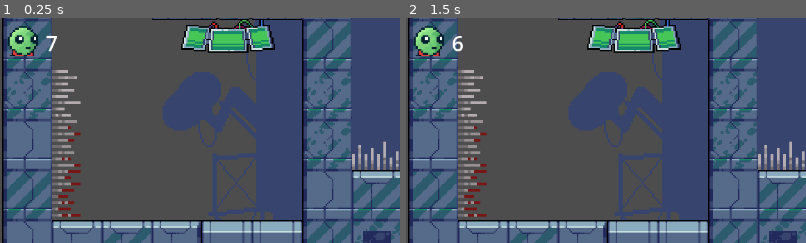
Above: before the commit, frames 1-2 (left to right).
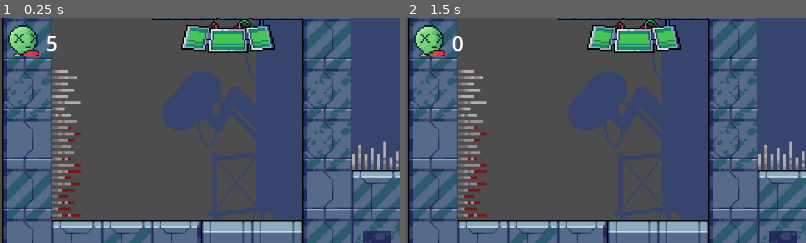
Above: after the commit, the same moments.

Repository: Jeric-Tan/Sliggy
Game: Godot game, scene res://levels/level_3.tscn
Two runs of this game, one before a commit and one after it. Both use one fixed random seed, a clock stepped at 60 frames per second and the inputs below. This scene is started directly instead of the project's main scene.
Inputs (mouse positions are % of the whole screen's width and height, from its top left):
- Up to frame 1 (0.25 s): no input
- Up to frame 2 (1.5 s): move the mouse to (72, 45) at 0.52 s; hold Right (right) from 0.53 s (still down); tap C (clear) at 0.6, 1.35 s; tap Up (jump) at 0.77 s; move the mouse to (30, 55) at 1.27 s
The pictures show only the part of the screen within x 0-50%, y 0-50%; the shares and areas given below are measured in that part.

The runs differ from the first frame. In frame 1, 0.6% of the frame differs, in the area x 2-15%, y 3-17%; in frame 2, 0.5%.

Commit message:
halfway through adding deaths counter; before restructuring to have a root node

Diff:
--- a/scenes/block.tscn
+++ b/scenes/block.tscn
@@ -7,6 +7,7 @@
 size = Vector2(48, 48)
 
 [node name="block" type="RigidBody2D" groups=["blocks"]]
+z_index = 10
 scale = Vector2(1.01, 1.01)
 can_sleep = false
 script = ExtResource("1_c3da8")
--- a/scenes/level_holder.tscn
+++ b/scenes/level_holder.tscn
@@ -8,7 +8,7 @@
 [ext_resource type="PackedScene" uid="uid://lb4ug62creoj" path="res://scenes/endpoint.tscn" id="5_svy7r"]
 [ext_resource type="PackedScene" uid="uid://ng4s4bla3o1" path="res://scenes/spawnpoint.tscn" id="6_dwqjy"]
 [ext_resource type="PackedScene" uid="uid://dvufa7xvj2jth" path="res://scenes/checkpoint.tscn" id="7_bqi7m"]
-[ext_resource type="Texture2D" uid="uid://8hnbv6hhehnb" path="res://sprites/sliggy_head.png" id="9_h07rm"]
+[ext_resource type="Texture2D" uid="uid://diqsx5fcgv04f" path="res://sprites/sliggy_dead_face.png" id="9_g77hs"]
 
 [node name="level_holder" type="Node"]
 
@@ -37,7 +37,7 @@
 [node name="Sprite2D" type="Sprite2D" parent="hud/hp"]
 position = Vector2(33, 32)
 scale = Vector2(0.253703, 0.253703)
-texture = ExtResource("9_h07rm")
+texture = ExtResource("9_g77hs")
 
 [node name="Label" type="Label" parent="hud/hp"]
 offset_left = 66.0
@@ -46,3 +46,4 @@
 offset_bottom = 57.0
 theme_override_font_sizes/font_size = 30
 text = "5"
+metadata/_edit_use_anchors_ = true
--- a/scenes/player.tscn
+++ b/scenes/player.tscn
@@ -325,6 +325,7 @@
 position = Vector2(1, 0)
 scale = Vector2(0.265, 0.25)
 script = ExtResource("1_8krbp")
+limited_lives = false
 
 [node name="AnimatedSprite2D" type="AnimatedSprite2D" parent="."]
 texture_filter = 1
--- a/scripts/player.gd
+++ b/scripts/player.gd
@@ -19,6 +19,7 @@
 @onready var running_audio = $audio/running
 @onready var landing_audio = $audio/landing
 @onready var hp_label = $"../hud/hp/Label"
+@onready var dead_icon = $"../hud/hp/Sprite2D"
 
 # Get the gravity from the project settings to be synced with RigidBody nodes.
 var gravity = ProjectSettings.get_setting("physics/2d/default_gravity")
@@ -34,6 +35,8 @@
 var curr_state = state.idle
 var running_audio_stop_counter = 0
 var prev_velocity: Vector2
+@export var count_deaths: bool = true
+var deaths = 0
 
 func jump(delta):
 	var jump_audio = [jump_audio_1, jump_audio_2].pick_random()
@@ -45,6 +48,9 @@
 	get_tree().call_group("blocks", "queue_free")
 
 func _ready():
+	if not count_deaths:
+		dead_icon.visible = false
+		hp_label.visible = false
 	if show_vat_spawn:
 		curr_state = state.spawning
 		animated_sprite_2d.play("spawn")
@@ -53,8 +59,8 @@
 	lives = total_lives
 
 func _process(_delta):
-	if hp_label:
-		hp_label.text = str(lives)
+	#if hp_label:
+		#hp_label.text = str(lives)
 	if curr_state == state.spawning:
 		return
 	#emit_signal("player_pos_signal", position)
@@ -67,7 +73,7 @@
 	if curr_state == state.dead:
 		running_audio.stop()
 		return
-	print(state.keys()[curr_state])
+	#print(state.keys()[curr_state])
 	prev_velocity = velocity
 	move_and_slide()
 	var cannot_move = curr_state in [state.dead, state.respawning]
@@ -181,6 +187,12 @@
 	velocity = Vector2(0,0)
 
 func die():
+	if count_deaths:
+		print('1')
+		deaths += 0
+		if hp_label:
+			print('2')
+			hp_label.text = str(deaths)
 	if curr_state == state.dead: return
 	#collision_shape_2d.set_deferred("disabled",true)
 	lives -= 1
Not shown, changed: levels/level_2.tscn
Binary file added: sprites/sliggy_dead_face.png
Not shown, added: sprites/sliggy_dead_face.png.import
